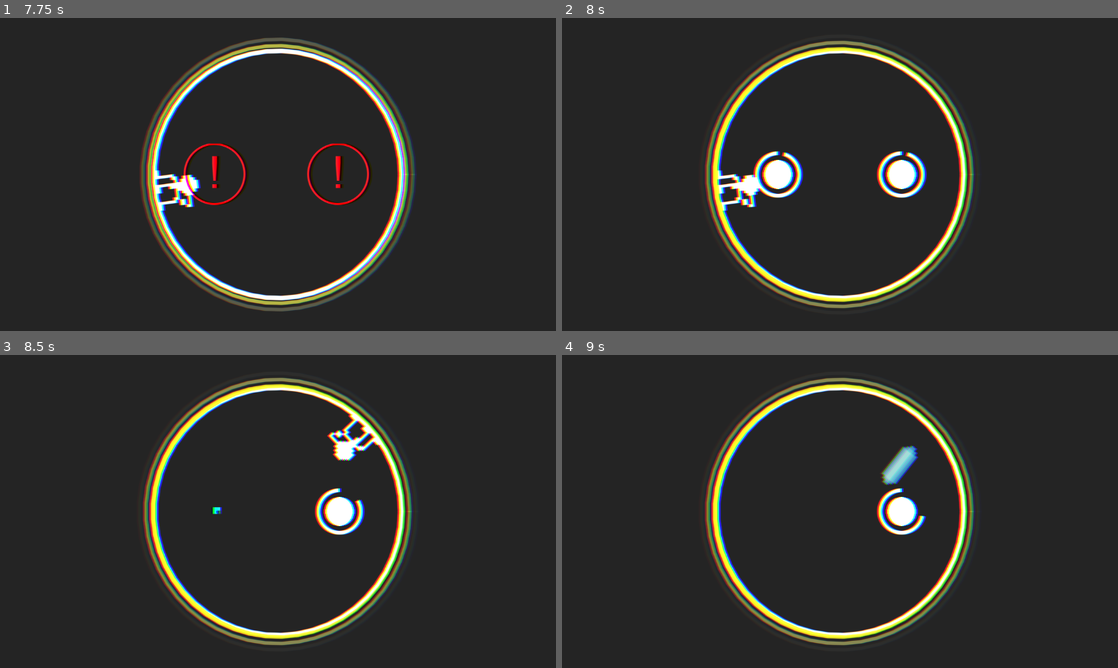
Above: before the commit, frames 1-4 (two rows, left to right).
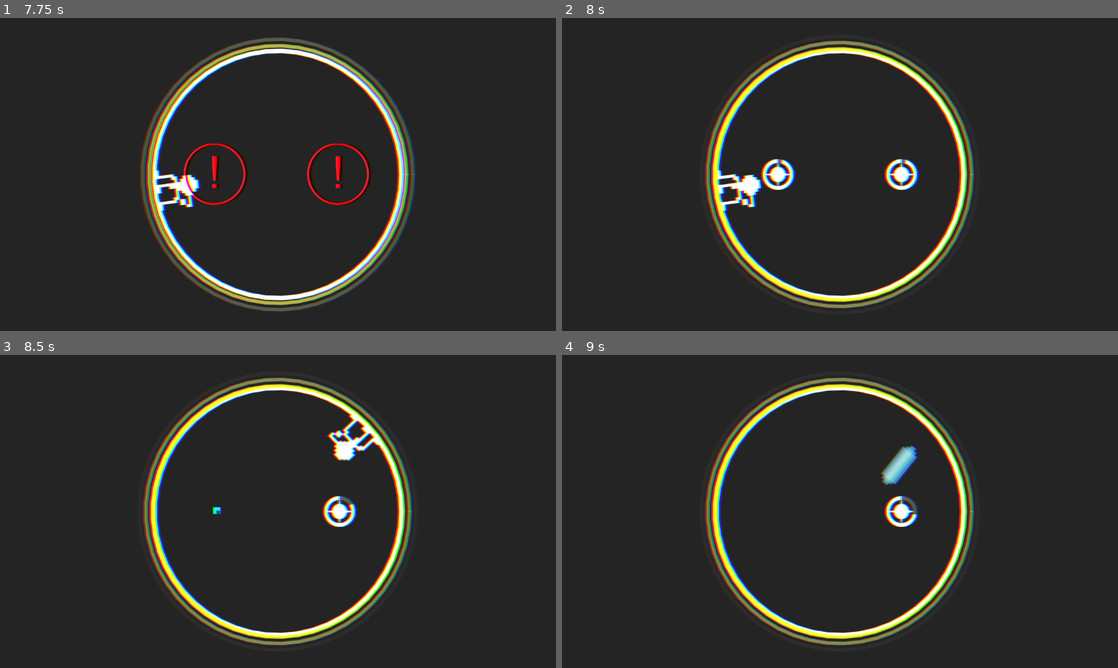
Above: after the commit, the same moments.

Repository: jokw1228/Slay_The_Circle
Game: Godot game, scene res://scenes/rooms/RoomLogo/RoomLogo.tscn
Two runs of this game, one before a commit and one after it. Both use one fixed random seed, a clock stepped at 60 frames per second and the inputs below. Sound files missing from this copy of the repository are replaced by a short silence.
Inputs (mouse positions are in pixels of both pictures, inside the frame that each line leads up to):
- Up to frame 1 (7.75 s): tap Enter at 0.5, 5.75 s; move the mouse to (400, 158) at 0.52 s; click (400, 158) at 0.67 s; move the mouse to (166, 190) at 1.27 s; click (166, 190) at 1.42 s; tap Space at 2 s; move the mouse to (333, 105) at 2.02 s; click (333, 105) at 2.17 s; move the mouse to (250, 237) at 2.77 s; click (250, 237) at 2.92 s; move the mouse to (444, 221) at 3.52 s; click (444, 221) at 3.67 s; move the mouse to (111, 127) at 4.27 s; click (111, 127) at 4.42 s; move the mouse to (305, 174) at 5.02 s; click (305, 174) at 5.17 s; move the mouse to (194, 96) at 5.77 s; click (194, 96) at 5.92 s; move the mouse to (400, 158) at 6.52 s; click (400, 158) at 6.67 s; move the mouse to (166, 190) at 7.27 s; click (166, 190) at 7.42 s
- Up to frame 2 (8 s): no input
- Up to frame 3 (8.5 s): move the mouse to (333, 442) at 8.02 s; click (333, 442) at 8.17 s
- Up to frame 4 (9 s): move the mouse to (812, 574) at 8.77 s; click (812, 574) at 8.92 s

Frame 1 is identical in both runs. In frame 2, 1.8% of the frame differs, in the area x 34-66%, y 42-58%; in frame 3, 0.9%; in frame 4, 0.8%.

Commit message:
NormalBomb 이미지 변경

Diff:
--- /dev/null
+++ b/images/bomb/sprite_normal.svg
@@ -0,0 +1,63 @@
+<?xml version="1.0" encoding="UTF-8" standalone="no"?>
+<!-- Created with Inkscape (http://www.inkscape.org/) -->
+
+<svg
+   width="64"
+   height="64"
+   viewBox="0 0 16.933333 16.933333"
+   version="1.1"
+   id="svg1"
+   inkscape:version="1.3.2 (091e20e, 2023-11-25, custom)"
+   sodipodi:docname="sprite_normal.svg"
+   xmlns:inkscape="http://www.inkscape.org/namespaces/inkscape"
+   xmlns:sodipodi="http://sodipodi.sourceforge.net/DTD/sodipodi-0.dtd"
+   xmlns="http://www.w3.org/2000/svg"
+   xmlns:svg="http://www.w3.org/2000/svg">
+  <sodipodi:namedview
+     id="namedview1"
+     pagecolor="#ffffff"
+     bordercolor="#000000"
+     borderopacity="0.25"
+     inkscape:showpageshadow="2"
+     inkscape:pageopacity="0.0"
+     inkscape:pagecheckerboard="true"
+     inkscape:deskcolor="#d1d1d1"
+     inkscape:document-units="px"
+     inkscape:zoom="8.4381594"
+     inkscape:cx="32.234518"
+     inkscape:cy="32.353027"
+     inkscape:window-width="1440"
+     inkscape:window-height="830"
+     inkscape:window-x="-6"
+     inkscape:window-y="-6"
+     inkscape:window-maximized="1"
+     inkscape:current-layer="layer1" />
+  <defs
+     id="defs1" />
+  <g
+     inkscape:label="Layer 1"
+     inkscape:groupmode="layer"
+     id="layer1">
+    <circle
+       style="fill:#ffffff;stroke-width:0.228477"
+       id="path1"
+       cx="8.4666662"
+       cy="8.4666662"
+       r="4.2333331" />
+    <ellipse
+       style="fill:#ffffff;stroke-width:0.264583"
+       id="path2"
+       cx="8.4666662"
+       cy="8.4666662"
+       rx="0.79374999"
+       ry="6.3499999" />
+    <ellipse
+       style="fill:#ffffff;stroke-width:0.264583"
+       id="path2-8"
+       cx="8.4666662"
+       cy="-8.4666662"
+       rx="0.79374999"
+       ry="6.3499999"
+       transform="rotate(90)" />
+  </g>
+</svg>
--- a/images/bomb/sprite_timer_progress_bar.svg
+++ b/images/bomb/sprite_normal_outline.svg
@@ -2,13 +2,13 @@
 <!-- Created with Inkscape (http://www.inkscape.org/) -->
 
 <svg
-   width="96"
-   height="96"
-   viewBox="0 0 96.000004 96.000001"
+   width="64"
+   height="64"
+   viewBox="0 0 16.933333 16.933333"
    version="1.1"
    id="svg1"
    inkscape:version="1.3.2 (091e20e, 2023-11-25, custom)"
-   sodipodi:docname="sprite_progress_bar.svg"
+   sodipodi:docname="sprite_normal_outline.svg"
    xmlns:inkscape="http://www.inkscape.org/namespaces/inkscape"
    xmlns:sodipodi="http://sodipodi.sourceforge.net/DTD/sodipodi-0.dtd"
    xmlns="http://www.w3.org/2000/svg"
@@ -20,36 +20,18 @@
      borderopacity="0.25"
      inkscape:showpageshadow="2"
      inkscape:pageopacity="0.0"
-     inkscape:pagecheckerboard="true"
+     inkscape:pagecheckerboard="0"
      inkscape:deskcolor="#d1d1d1"
      inkscape:document-units="px"
      inkscape:zoom="5.9666797"
-     inkscape:cx="51.033408"
-     inkscape:cy="47.430064"
+     inkscape:cx="37.877012"
+     inkscape:cy="29.999934"
      inkscape:window-width="1440"
      inkscape:window-height="830"
      inkscape:window-x="-6"
      inkscape:window-y="-6"
      inkscape:window-maximized="1"
-     inkscape:current-layer="layer1"
-     showgrid="false">
-    <inkscape:grid
-       id="grid4"
-       units="px"
-       originx="0"
-       originy="0"
-       spacingx="1"
-       spacingy="0.99999998"
-       empcolor="#0099e5"
-       empopacity="0.30196078"
-       color="#0099e5"
-       opacity="0.14901961"
-       empspacing="5"
-       dotted="false"
-       gridanglex="30"
-       gridanglez="30"
-       visible="false" />
-  </sodipodi:namedview>
+     inkscape:current-layer="layer1" />
   <defs
      id="defs1" />
   <g
@@ -57,8 +39,8 @@
      inkscape:groupmode="layer"
      id="layer1">
     <path
-       id="path4"
-       style="fill:#ffffff;stroke-width:0.274083"
-       d="M 48 0 A 48 48 0 0 0 0 48 A 48 48 0 0 0 48 96 A 48 48 0 0 0 96 48 A 48 48 0 0 0 48 0 z M 48 8 A 40 40 0 0 1 88 48 A 40 40 0 0 1 48 88 A 40 40 0 0 1 8 48 A 40 40 0 0 1 48 8 z " />
+       id="path1"
+       style="fill:#ffffff;stroke-width:0.283808"
+       d="M 8.4666665 0 A 8.4666662 8.4666662 0 0 0 0 8.4666665 A 8.4666662 8.4666662 0 0 0 8.4666665 16.933333 A 8.4666662 8.4666662 0 0 0 16.933333 8.4666665 A 8.4666662 8.4666662 0 0 0 8.4666665 0 z M 8.4666665 2.1166666 A 6.3499999 6.3499999 0 0 1 14.816666 8.4666665 A 6.3499999 6.3499999 0 0 1 8.4666665 14.816666 A 6.3499999 6.3499999 0 0 1 2.1166666 8.4666665 A 6.3499999 6.3499999 0 0 1 8.4666665 2.1166666 z " />
   </g>
 </svg>
--- a/scenes/bombs/BombTimer.tscn
+++ b/scenes/bombs/BombTimer.tscn
@@ -1,7 +1,7 @@
 [gd_scene load_steps=3 format=3 uid="uid://dq81owitrvpew"]
 
 [ext_resource type="Script" path="res://scenes/bombs/BombTimer.gd" id="1_rwfvo"]
-[ext_resource type="Texture2D" uid="uid://kebkn50jstgd" path="res://images/bomb/sprite_timer_progress_bar.svg" id="2_oq6j5"]
+[ext_resource type="Texture2D" uid="uid://baausxife2ayk" path="res://images/bomb/sprite_normal_outline.svg" id="2_rfpp5"]
 
 [node name="BombTimer" type="Control" node_paths=PackedStringArray("Bar")]
 layout_mode = 3
@@ -13,12 +13,13 @@
 
 [node name="TextureProgressBar" type="TextureProgressBar" parent="."]
 layout_mode = 0
-offset_left = -48.0
-offset_top = -48.0
-offset_right = 48.0
-offset_bottom = 48.0
+offset_left = -32.0
+offset_top = -32.0
+offset_right = 32.0
+offset_bottom = 32.0
 value = 100.0
 fill_mode = 5
-texture_progress = ExtResource("2_oq6j5")
-tint_under = Color(1, 1, 1, 0)
+texture_under = ExtResource("2_rfpp5")
+texture_progress = ExtResource("2_rfpp5")
+tint_under = Color(1, 1, 1, 0.25098)
 tint_over = Color(1, 1, 1, 0)
--- a/scenes/bombs/HazardBomb.tscn
+++ b/scenes/bombs/HazardBomb.tscn
@@ -19,13 +19,16 @@
 
 [node name="BombTimer" parent="." instance=ExtResource("2_xj2gr")]
 
+[node name="TextureProgressBar" parent="BombTimer" index="0"]
+texture_under = ExtResource("5_qnof4")
+texture_progress = ExtResource("5_qnof4")
+
 [node name="HazardSprite" type="Sprite2D" parent="."]
 texture = ExtResource("5_3ijwn")
-
-[node name="HazardOutlineSprite" type="Sprite2D" parent="."]
-texture = ExtResource("5_qnof4")
 
 [connection signal="body_entered" from="." to="." method="_on_body_entered"]
 [connection signal="player_body_entered" from="." to="." method="game_over"]
 [connection signal="player_body_entered" from="." to="." method="exploded"]
 [connection signal="bomb_timeout" from="BombTimer" to="." method="exploded"]
+
+[editable path="BombTimer"]
--- a/scenes/bombs/NormalBomb.gd
+++ b/scenes/bombs/NormalBomb.gd
@@ -5,7 +5,3 @@
 	super()
 
 	SoundManager.play("sfx_Nor_bomb","slay")
-
-func _draw():
-	draw_circle(Vector2(0,0), 30, PlayingFieldInterface.get_theme_color())
-	draw_circle(Vector2(0,0), 20, Color.WHITE)
--- a/scenes/bombs/NormalBomb.tscn
+++ b/scenes/bombs/NormalBomb.tscn
@@ -6,6 +6,7 @@
 [ext_resource type="Script" path="res://addons/resonate/sound_manager/sound_bank.gd" id="3_8xxje"]
 [ext_resource type="Script" path="res://addons/resonate/sound_manager/sound_event_resource.gd" id="4_d5lvo"]
 [ext_resource type="AudioStream" uid="uid://c352772ve0yuk" path="res://audio/sfx/slice_3.wav" id="5_1ui6s"]
+[ext_resource type="Texture2D" uid="uid://cgn8ysntgw1a2" path="res://images/bomb/sprite_normal.svg" id="7_kse0o"]
 
 [sub_resource type="CircleShape2D" id="CircleShape2D_n2uys"]
 radius = 32.0
@@ -33,6 +34,9 @@
 label = "sfx_Nor_bomb"
 events = Array[ExtResource("4_d5lvo")]([SubResource("Resource_kd5wo")])
 
+[node name="NormalSprite" type="Sprite2D" parent="."]
+texture = ExtResource("7_kse0o")
+
 [connection signal="body_entered" from="." to="." method="_on_body_entered"]
 [connection signal="player_body_entered" from="." to="." method="slayed"]
 [connection signal="bomb_timeout" from="BombTimer" to="." method="game_over"]
Binary file changed: best_record.dat
Not shown, changed: images/bomb/sprite_normal.svg.import
Not shown, added: images/bomb/sprite_normal_outline.svg.import
Not shown: 1 places in scenes/bombs/NormalBomb.tscn that only renumber resources
